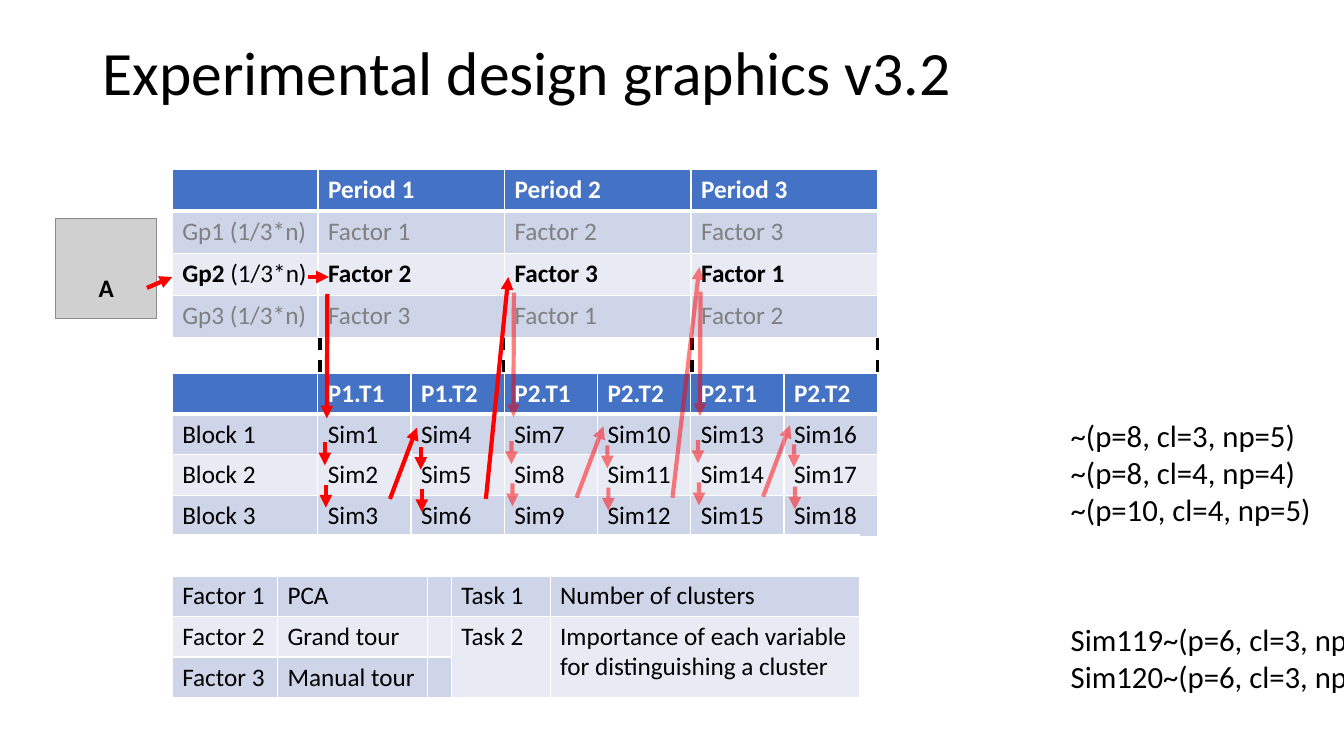
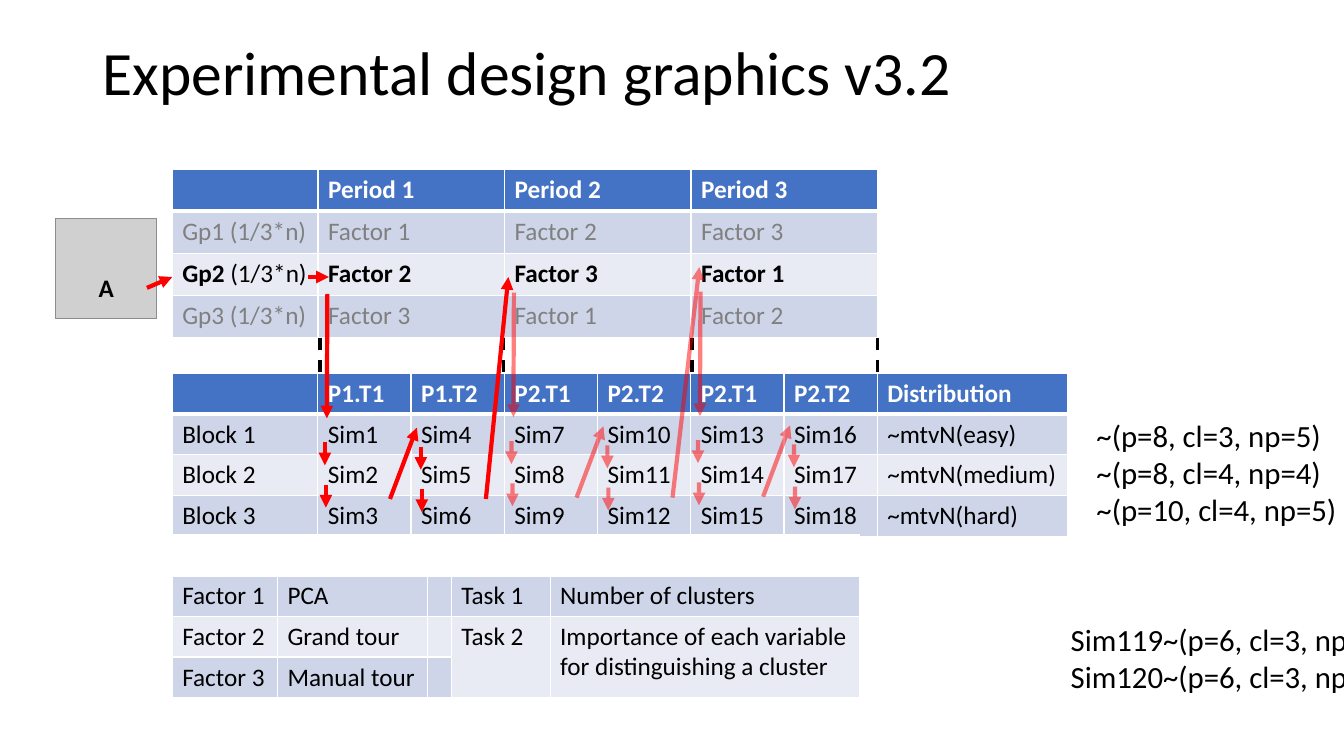
Before and after one commit to nspyrison/spinifex_study, a slide deck: slide 1 of paper/figures/Experimental design graphics.pptx. Drawn at 1344x756 pixels with LibreOffice and Linux fonts; fonts in the diff are those of the drawing; grey boxes stand for pictures. Boxes give left, top, right and bottom in pixels: in the first picture for what was removed or moved away, otherwise in the second. Text is boxed around its words. In the diff, an @@ line names an element or a change of style, - is before the commit and + after.

Commit message:
Figure exp design correction

```diff
--- a/paper/figures/Experimental design graphics.pptx
+++ b/paper/figures/Experimental design graphics.pptx
@@ table at (172, 373, 1071, 534) @@
-row 3, column 8: ~mtvΝ(hard1)
+row 3, column 8: ~mtvΝ(medium)
-row 4, column 8: ~mtvN(hard2)
+row 4, column 8: ~mtvN(hard)
@@ fill #FFFFFF to #4472C4 in row 1, column 8 @@
@@ fill #FFFFFF to #CFD5EA in 2 cells @@
@@ fill #FFFFFF to #E9EBF5 in row 3, column 8 @@
@@ text colour #FFFFFF to #000000 in "~mtvN(easy)" @@
@@ table: place and size @@
-table at (172, 373, 1047, 534)
+table at (172, 373, 1071, 534)
@@ text "~(p=8, cl=3, np=5)": place and size @@
-text "~(p=8, cl=3, np=5)" at (1071, 424, 1310, 526)
+text "~(p=8, cl=3, np=5)" at (1096, 424, 1336, 526)
```
Also in this commit, not shown: 3 other files.
